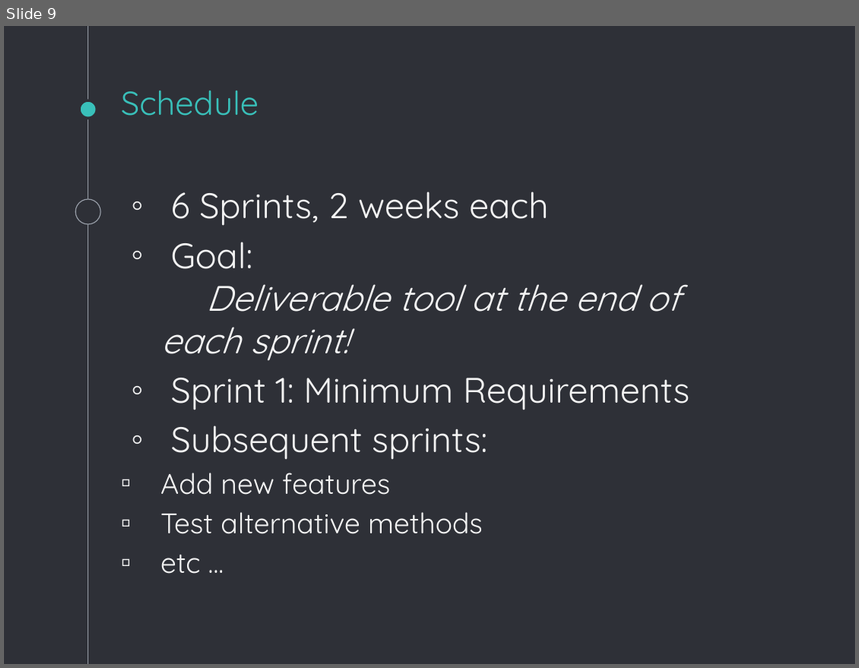
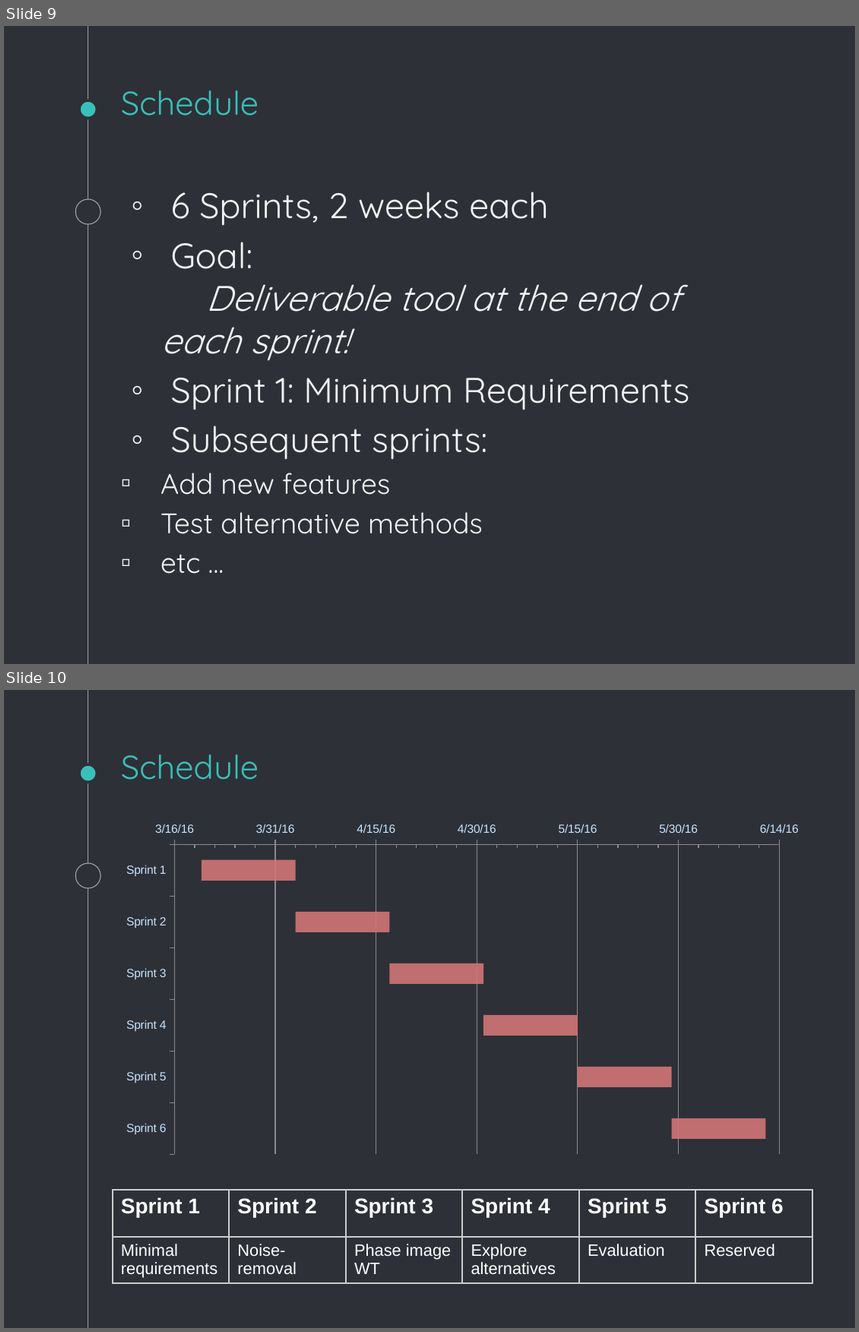
Before and after one commit to SimuJenni/RD-project, a slide deck: doc/initial-plan.pptx. Shown one above the other, each under a label of ours: slide 9 before the commit, slides 9 and 10 after it. The pictures are 859x668 and 859x1332 pixels, drawn with LibreOffice and Linux fonts; fonts in the diff are those of the drawing. Boxes give left, top, right and bottom in pixels: in the first picture for what was removed or moved away, otherwise in the second. Text is boxed around its words. In the diff, an @@ line names an element or a change of style, - is before the commit and + after.

Commit message:
Updated the slides and initial plan with a sketched schedule

```diff
--- a/doc/initial-plan.pptx
+++ b/doc/initial-plan.pptx
@@ slide 10 added at box(4, 690, 855, 1328), background #2E3037; not listed: 3 template elements that a slide beside it also shows @@
@@ title added at box(121, 755, 259, 780), 28 pt, text #39C0BA @@
+Schedule
@@ bar stacked chart added at box(112, 816, 813, 1161) @@
+categories: Sprint 1, Sprint 2, Sprint 3, Sprint 4, Sprint 5, Sprint 6
+Series 1: 42449, 42463, 42477, 42491, 42505, 42519
+Series 2: 14, 14, 14, 14, 14, 14
+Series 3: 42449, 42463, 42477, 42491, 42505, 42519
+Series 4: 14, 14, 14, 14, 14, 14
@@ table added at box(112, 1191, 812, 1286), 2 rows, 6 columns @@
+Sprint 1 | Sprint 2 | Sprint 3 | Sprint 4 | Sprint 5 | Sprint 6
+Minimal requirements | Noise-removal | Phase image / WT | Explore alternatives | Evaluation | Reserved
```
Also in this commit, not shown: 3 slides changed, 1 other slide added, 2 slides removed, 2 other files.
